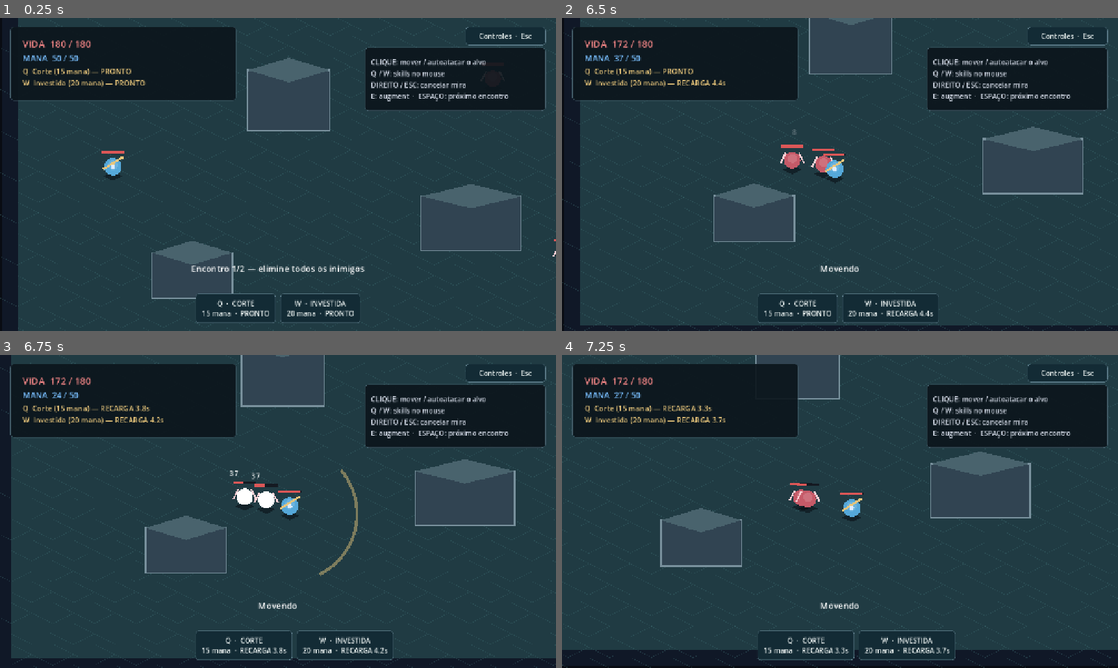
Above: before the commit, frames 1-4 (two rows, left to right).
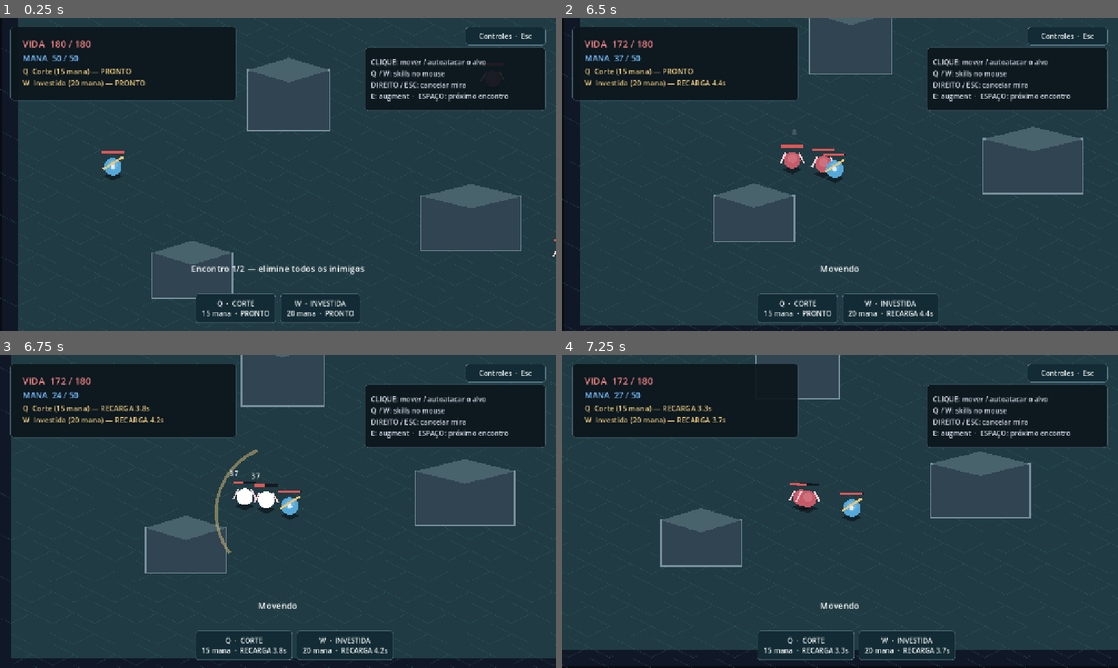
Above: after the commit, the same moments.

Repository: IanCurtis4/mage-gameplay-worktree
Game: Godot game, scene res://scenes/main.tscn
Two runs of this game, one before a commit and one after it. Both use one fixed random seed, a clock stepped at 60 frames per second and the inputs below.
Inputs (mouse positions are in pixels of both pictures, inside the frame that each line leads up to):
- Up to frame 1 (0.25 s): no input
- Up to frame 2 (6.5 s): click "Q · CORTE 15 mana · PRONTO" at 0.5 s; click "W · INVESTIDA 20 mana · PRONTO" at 1.25 s; click "Controles · Esc" at 2 s; click "Selecionar e confirmar com cl…" at 2.75 s; click "Smart lock de alvos pelo mouse" at 3.5 s; click "Voltar à batalha" at 4.25 s; tap Enter at 5 s; move the mouse to (812, 237) at 5.02 s; hold W 5.03-5.75 s; tap R at 5.1 s; click (812, 237) at 5.17 s; tap Space at 5.27 s; drag from (1006, 221) to (812, 237) at 5.77 s
- Up to frame 3 (6.75 s): move the mouse to (111, 464) at 6.52 s; tap Q at 6.6 s; click (111, 464) at 6.67 s
- Up to frame 4 (7.25 s): no input

Frames 1-2 are identical in both runs. In frame 3, 0.4% of the frame differs, in the area x 38-65%, y 30-71%; in frame 4, nothing differs.

Commit message:
Fix cast effect direction and melee contact feedback

Diff:
--- a/scripts/actors/combat_actor.gd
+++ b/scripts/actors/combat_actor.gd
@@ -4,6 +4,7 @@
 
 signal actor_died(actor: CombatActor)
 signal damage_number(actor: CombatActor, amount: int, critical: bool)
+signal attack_missed(actor: CombatActor)
 
 var actor_name := "Ator"
 var actor_color := Color.WHITE
@@ -77,6 +78,11 @@
 		draw_line(edge - Vector2(0, 5), edge + Vector2(0, 5), color, 2.0, true)
 
 func _on_damage_applied(result: Dictionary) -> void:
+	if not bool(result["landed"]):
+		attack_missed.emit(self)
+		return
+	if float(result["actual_damage"]) <= 0.0:
+		return
 	_flash_time = 0.10
 	damage_number.emit(self, ceili(float(result["actual_damage"])), bool(result["critical"]))
 	queue_redraw()
--- a/scripts/actors/player_actor.gd
+++ b/scripts/actors/player_actor.gd
@@ -32,8 +32,12 @@
 var _repath_time := 0.0
 var _last_facing := Vector2.RIGHT
 var _slash_visual_time := 0.0
+var _slash_facing := Vector2.RIGHT
+var _slash_origin := Vector2.ZERO
 var _basic_visual_time := 0.0
 var _basic_facing := Vector2.RIGHT
+var _basic_origin := Vector2.ZERO
+var _basic_visual_radius := 62.0
 var _attack_engaged := false
 var _attack_recovery := 0.0
 
@@ -83,6 +87,8 @@
 	mana -= SLASH_MANA_COST
 	slash_cooldown = 4.0 * float(stats["cast_multiplier"])
 	_slash_visual_time = 0.20
+	_slash_facing = facing
+	_slash_origin = global_position
 	queue_redraw()
 	for enemy: CombatActor in enemies.duplicate():
 		if not enemy.is_alive():
@@ -186,6 +192,8 @@
 	_attack_recovery = BASIC_ATTACK_RECOVERY
 	_basic_visual_time = BASIC_ATTACK_RECOVERY
 	_basic_facing = _last_facing
+	_basic_origin = global_position + Vector2(0, -18)
+	_basic_visual_radius = maxf(12.0, global_position.distance_to(target.global_position))
 	queue_redraw()
 	attack_requested.emit(_make_request(target, &"basic_attack", float(stats["physical_attack"]), float(stats["hit_chance"]), true), target)
 
@@ -286,7 +294,7 @@
 	draw_circle(Vector2(0, -18), 5.0, Color("dcecff"))
 	if _basic_visual_time > 0.0:
 		var swing_angle := _basic_facing.angle()
-		draw_arc(Vector2(0, -18), 62.0, swing_angle - 0.65, swing_angle + 0.65, 16, Color(1.0, 0.89, 0.60, _basic_visual_time / BASIC_ATTACK_RECOVERY), 4.0)
+		draw_arc(_basic_origin - global_position, _basic_visual_radius, swing_angle - 0.65, swing_angle + 0.65, 16, Color(1.0, 0.89, 0.60, _basic_visual_time / BASIC_ATTACK_RECOVERY), 4.0)
 	if _slash_visual_time > 0.0:
-		var angle := _last_facing.angle()
-		draw_arc(Vector2.ZERO, SLASH_RANGE, angle - SLASH_HALF_ANGLE, angle + SLASH_HALF_ANGLE, 28, Color(0.91, 0.78, 0.48, _slash_visual_time * 3.5), 7.0)
+		var angle := _slash_facing.angle()
+		draw_arc(_slash_origin - global_position, SLASH_RANGE, angle - SLASH_HALF_ANGLE, angle + SLASH_HALF_ANGLE, 28, Color(0.91, 0.78, 0.48, _slash_visual_time * 3.5), 7.0)
--- a/scripts/main.gd
+++ b/scripts/main.gd
@@ -70,6 +70,7 @@
 	player.attack_requested.connect(_on_attack_requested)
 	player.actor_died.connect(_on_player_died)
 	player.damage_number.connect(_show_damage_number)
+	player.attack_missed.connect(_show_miss)
 	add_child(player)
 	var camera := Camera2D.new()
 	camera.position_smoothing_enabled = true
@@ -252,6 +253,7 @@
 		enemy.attack_requested.connect(_on_enemy_attack_requested)
 		enemy.actor_died.connect(_on_enemy_died)
 		enemy.damage_number.connect(_show_damage_number)
+		enemy.attack_missed.connect(_show_miss)
 		add_child(enemy)
 		enemies.append(enemy)
 	status_label.text = "Encontro %d/2 — elimine todos os inimigos" % index
@@ -393,12 +395,18 @@
 func _show_damage_number(actor: CombatActor, amount: int, critical: bool) -> void:
 	if amount <= 0:
 		return
+	_show_combat_text(actor, ("CRÍTICO %d" if critical else "%d") % amount, Color("ffd166") if critical else Color.WHITE, 20 if critical else 17)
+
+func _show_miss(actor: CombatActor) -> void:
+	_show_combat_text(actor, "ERROU", Color("b9cbd3"), 16)
+
+func _show_combat_text(actor: CombatActor, text: String, color: Color, font_size: int) -> void:
 	var label := Label.new()
-	label.text = ("CRÍTICO %d" if critical else "%d") % amount
+	label.text = text
 	label.mouse_filter = Control.MOUSE_FILTER_IGNORE
 	label.global_position = actor.global_position + Vector2(-22, -78)
-	label.add_theme_font_size_override("font_size", 20 if critical else 17)
-	label.add_theme_color_override("font_color", Color("ffd166") if critical else Color.WHITE)
+	label.add_theme_font_size_override("font_size", font_size)
+	label.add_theme_color_override("font_color", color)
 	label.z_index = 20
 	add_child(label)
 	var tween := create_tween()
--- a/tests/battle_ui_test.gd
+++ b/tests/battle_ui_test.gd
@@ -11,6 +11,7 @@
 	_test_intent()
 	_test_targeting()
 	_test_geometry()
+	_test_strike_feedback()
 	_test_preferences()
 	await _test_controller_input()
 	print("UI de batalha: %s" % ("PASS (%d checks)" % checks if failures == 0 else "FAIL (%d de %d)" % [failures, checks]))
@@ -60,6 +61,52 @@
 	_check(outline.size() == 35 and outline[0] == Vector2.ZERO and outline[-1] == Vector2.ZERO, "cone preview is a closed footprint")
 	_check(SkillGeometry.cone_contains(Vector2(154, 0), Vector2.RIGHT, PlayerActor.SLASH_RANGE, PlayerActor.SLASH_HALF_ANGLE) and not SkillGeometry.cone_contains(Vector2(156, 0), Vector2.RIGHT, PlayerActor.SLASH_RANGE, PlayerActor.SLASH_HALF_ANGLE), "preview and damage share the range boundary")
 
+func _test_strike_feedback() -> void:
+	var nav := ArenaNavigation.new()
+	nav.configure(Rect2(0, 0, 1000, 800), [], 22.0)
+	var player := PlayerActor.new()
+	player.configure(nav, RunState.new())
+	root.add_child(player)
+	player.set_process(false)
+	player.position = Vector2(400, 400)
+	var right := CombatActor.new()
+	var left := CombatActor.new()
+	for actor: CombatActor in [right, left]:
+		actor.setup("Alvo", Color.WHITE, RpgStats.derive({"vit": 10}), 19.0)
+		root.add_child(actor)
+		actor.set_process(false)
+	right.position = Vector2(480, 400)
+	left.position = Vector2(320, 400)
+	player.attack_requested.connect(func(request: DamageRequest, victim: CombatActor) -> void: victim.health.apply(request, 0.0, 0.99))
+	var enemies: Array[CombatActor] = [right, left]
+	var origin := player.position
+	player.use_slash(player.aim_direction(origin + Vector2(1000, 0)), enemies)
+	_check(right.health.current_hp < right.health.max_hp and left.health.current_hp == left.health.max_hp, "distant cursor damages enemies on its side of the cone only")
+	player.pursue(left)
+	player._process(0.01)
+	_check(player._last_facing.x < 0.0 and player._slash_facing == Vector2.RIGHT and player._slash_origin == origin, "opposite automatic strike cannot rotate the active cone effect")
+	_check(is_equal_approx(player._basic_visual_radius, 80.0), "auto effect reaches the target at a valid distance beyond the old 62 px arc")
+	player.move_to(Vector2(600, 500))
+	player._process(0.05)
+	_check(player.position != origin and player._slash_origin == origin, "movement cannot drag an already resolved cone away from its footprint")
+	var feedback := [0, 0]
+	right.attack_missed.connect(func(_actor: CombatActor) -> void: feedback[0] += 1)
+	right.damage_number.connect(func(_actor: CombatActor, _amount: int, _critical: bool) -> void: feedback[1] += 1)
+	right._flash_time = 0.0
+	var hp := right.health.current_hp
+	var request := DamageRequest.new()
+	request.target_id = right.get_instance_id()
+	request.base_damage = 20.0
+	request.hit_chance = 0.0
+	right.health.apply(request, 0.5, 0.99)
+	_check(right.health.current_hp == hp and feedback == [1, 0] and right._flash_time == 0.0, "miss emits distinct feedback without damage or a misleading hit flash")
+	request.hit_chance = 1.0
+	right.health.apply(request, 0.5, 0.99)
+	_check(right.health.current_hp < hp and feedback == [1, 1] and right._flash_time > 0.0, "landed strike reduces HP and emits the damage flash and number")
+	player.free()
+	right.free()
+	left.free()
+
 func _test_preferences() -> void:
 	var preferences := ControlPreferences.new()
 	preferences.path = "res://.godot/verification/controls_test_%d.cfg" % Time.get_ticks_usec()
@@ -90,7 +137,7 @@
 	controller.control_preferences.path = "res://.godot/verification/ui_controls_%d.cfg" % Time.get_ticks_usec()
 	await process_frame
 	await process_frame
-	var world_aim := controller.player.position + Vector2(120, 0)
+	var world_aim := controller.player.position + Vector2(300, 0)
 	_move_mouse(controller.get_global_transform_with_canvas() * world_aim)
 	controller.cast_intent.set_mode(CastIntent.Mode.CONFIRM)
 	_key(KEY_Q, true)
@@ -99,6 +146,7 @@
 	_check(controller.cast_intent.active_skill == &"slash" and controller.player.mana == 50.0, "confirm mode waits for a mouse click after release")
 	_click(MOUSE_BUTTON_LEFT)
 	_check(controller.player.mana == 35.0 and controller.cast_intent.active_skill == &"" and controller.player._path.is_empty(), "world click casts once without issuing movement")
+	_check(controller.player._slash_facing.dot(Vector2.RIGHT) > 0.999, "mouse confirmation beyond cone range keeps the clicked direction through camera transform")
 	_key(KEY_Q, false)
 	_check(controller.player.mana == 35.0, "late key release does not double cast")
 	controller.player.mana = 50.0
--- a/tests/pursuit_momentum_test.gd
+++ b/tests/pursuit_momentum_test.gd
@@ -12,6 +12,7 @@
 	_test_momentum()
 	_test_obstacle_routes()
 	_test_arena_archers()
+	_test_arena_melee()
 	print("Perseguição e inércia: %s" % ("PASS (%d checks)" % checks if failures == 0 else "FAIL (%d de %d)" % [failures, checks]))
 	quit(0 if failures == 0 else 1)
 
@@ -195,6 +196,33 @@
 		player.free()
 		archer.free()
 
+func _test_arena_melee() -> void:
+	var nav := ArenaNavigation.new()
+	nav.configure(RunController.ARENA_BOUNDS, RunController.ARENA_OBSTACLES, 22.0)
+	for fps: int in [30, 60, 144]:
+		for enemy_first: bool in [false, true]:
+			var player := _player(nav, Vector2(300, 520))
+			var enemy := EnemyActor.new()
+			enemy.configure(&"chaser", nav, player)
+			root.add_child(enemy)
+			enemy.set_process(false)
+			enemy.position = Vector2(1220, 300)
+			var rng := RandomNumberGenerator.new()
+			rng.seed = 914
+			player.attack_requested.connect(func(request: DamageRequest, victim: CombatActor) -> void: victim.apply_damage(request, rng))
+			player.pursue(enemy)
+			for _frame: int in range(fps * 20):
+				if enemy_first:
+					enemy._process(1.0 / fps)
+				player._process(1.0 / fps)
+				if not enemy_first:
+					enemy._process(1.0 / fps)
+				if not enemy.is_alive():
+					break
+			_check(not enemy.is_alive(), "one pursuit damages and kills real melee with combat RNG at %d Hz, enemy first %s" % [fps, enemy_first])
+			player.free()
+			enemy.free()
+
 func _player(nav: ArenaNavigation, point: Vector2) -> PlayerActor:
 	var player := PlayerActor.new()
 	player.configure(nav, RunState.new())
Not shown, added: docs/ART_PILOT_PROGRESS.md
Not shown, changed: docs/HANDOFF_BATTLE_UI.md
